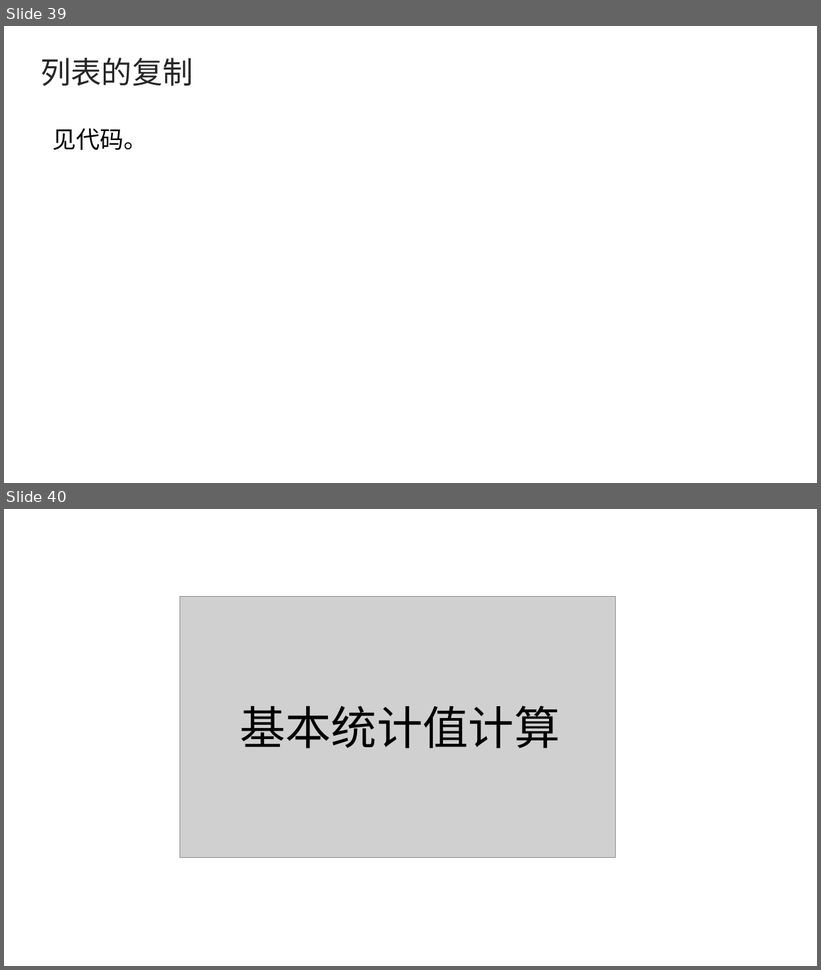
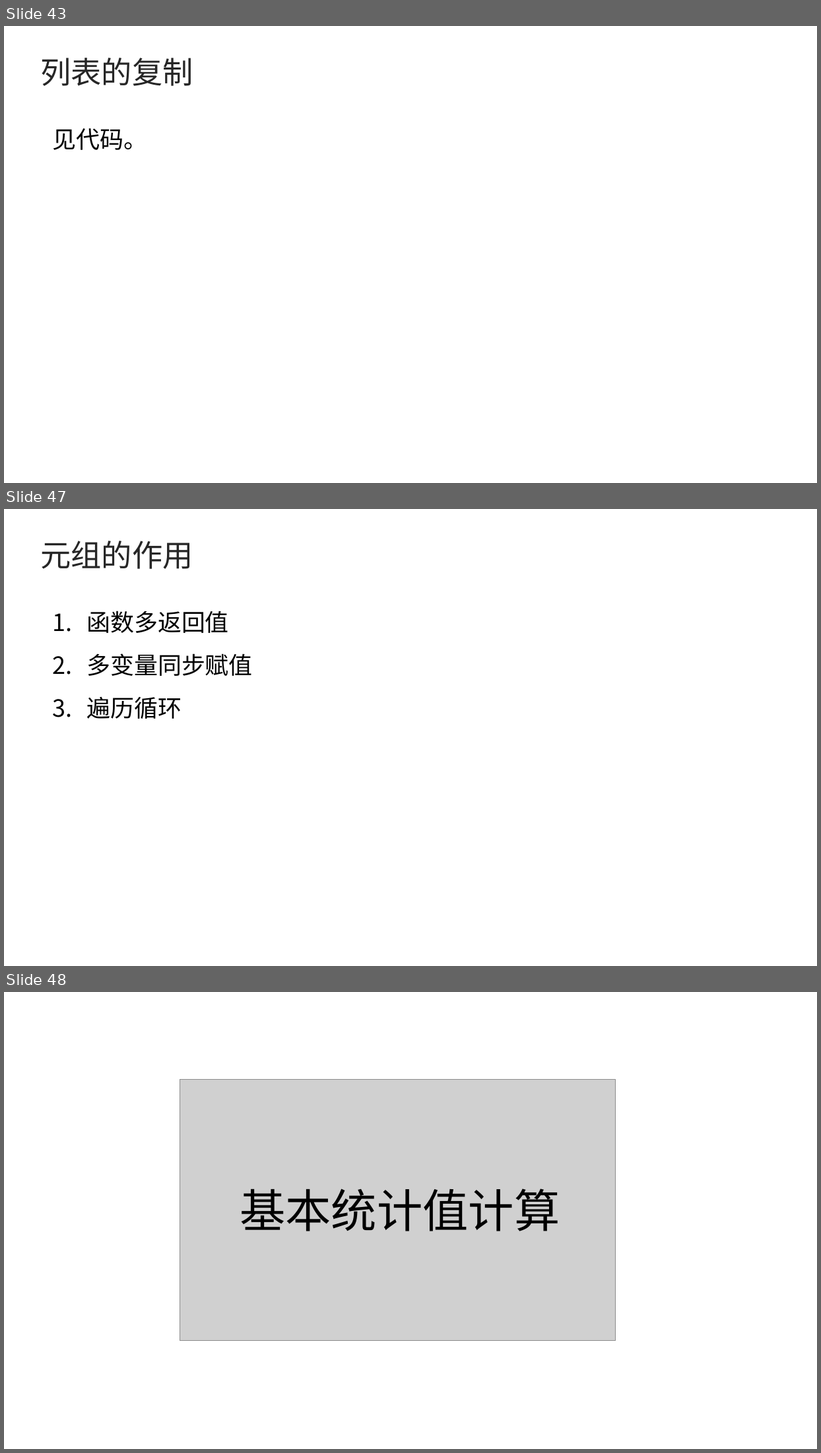
Before and after one commit to he-tengjiao/-, a slide deck: 列表/9. 列表.pptx. Shown one above the other, each under a label of ours: slides 39 and 40 before the commit, slides 43, 47 and 48 after it; the slides between them are not shown. The pictures are 821x970 and 821x1453 pixels, drawn with LibreOffice and Linux fonts; fonts in the diff are those of the drawing; grey boxes stand for pictures. Boxes give left, top, right and bottom in pixels: in the first picture for what was removed or moved away, otherwise in the second. Text is boxed around its words. In the diff, an @@ line names an element or a change of style, - is before the commit and + after.

```diff
--- a/列表/9. 列表.pptx
+++ b/列表/9. 列表.pptx
@@ slide 47 added at (x1=4, y1=509, x2=817, y2=966), background #FFFFFF @@
@@ title added at (x1=40, y1=541, x2=193, y2=569), 36 pt, text #262626 @@
+元组的作用
@@ text added at (x1=87, y1=611, x2=253, y2=719), 28 pt, text #000000 @@
+1. 函数多返回值
+2. 多变量同步赋值
+3. 遍历循环
@@ what was slide 39 is now slide 43 @@
@@ what was slide 40 is now slide 48 @@
```
Also in this commit, not shown: 7 other slides added.
